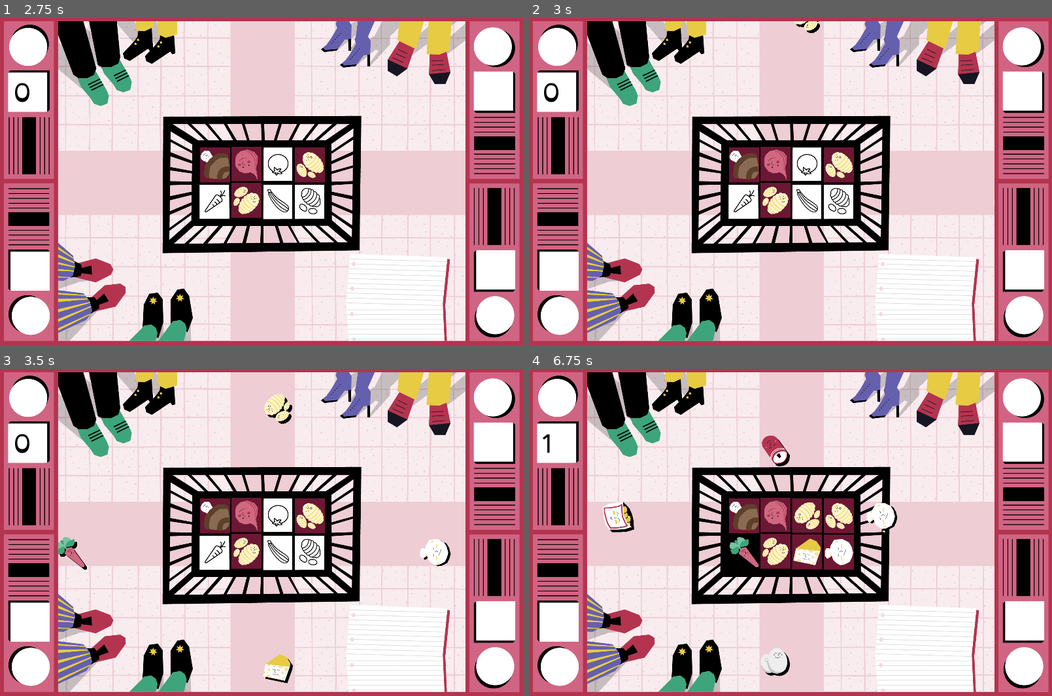
Above: before the commit, frames 1-4 (two rows, left to right).
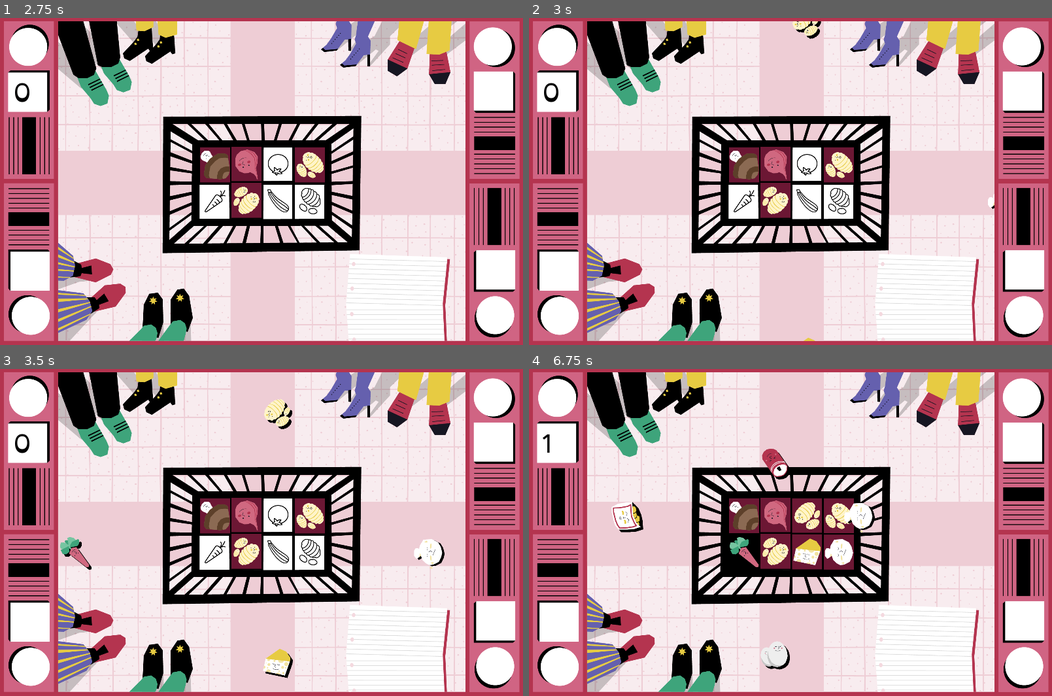
Above: after the commit, the same moments.

Repository: nuco-san/rotary_game
Game: Godot game, scene res://Scenes/Minigioco_1.tscn
Two runs of this game, one before a commit and one after it. Both use one fixed random seed, a clock stepped at 60 frames per second and the inputs below.
Inputs:
- Up to frame 1 (2.75 s): no input
- Up to frame 2 (3 s): tap Enter at 2.75 s
- Up to frame 3 (3.5 s): no input
- Up to frame 4 (6.75 s): no input

Frame 1 is identical in both runs. In frame 2, 0.2% of the frame differs, in the area x 50-89%, y 1-99%; in frame 3, 1.2%; in frame 4, 1.9%, in the area x 14-71%, y 20-94%.

Commit message:
risolto di nuovo :D il problema dello spawn contemporaneo

Diff:
--- a/Scenes/TrackManager.gd
+++ b/Scenes/TrackManager.gd
@@ -9,6 +9,8 @@
 
 var track_1_empty = false
 var track_2_empty = false
+
+var is_spawning = false
 
 
 func _ready():
@@ -22,11 +24,14 @@
 
 
 func _on_track_empty(id):
-	randomize()
-	$Timer.wait_time = rand_range(spawn_time_interval.x, spawn_time_interval.y)
-	$Timer.start()
-	yield($Timer, "timeout")
-	if id == 1:
-		track_2.spawn_food()
-	if id == 2:
-		track_1.spawn_food()
+	if not is_spawning:
+		is_spawning = true
+		randomize()
+		$Timer.wait_time = rand_range(spawn_time_interval.x, spawn_time_interval.y)
+		$Timer.start()
+		yield($Timer, "timeout")
+		if id == 1:
+			track_2.spawn_food()
+		if id == 2:
+			track_1.spawn_food()
+		is_spawning = false
--- a/Scenes/TrackManager.tscn
+++ b/Scenes/TrackManager.tscn
@@ -7,7 +7,7 @@
 script = ExtResource( 2 )
 track_1_path = NodePath("FoodTrack_1")
 track_2_path = NodePath("FoodTrack_2")
-spawn_time_interval = Vector2( 0.4, 1.5 )
+spawn_time_interval = Vector2( 0.2, 1.5 )
 
 [node name="FoodTrack_1" parent="." instance=ExtResource( 1 )]
 track_id = 1
